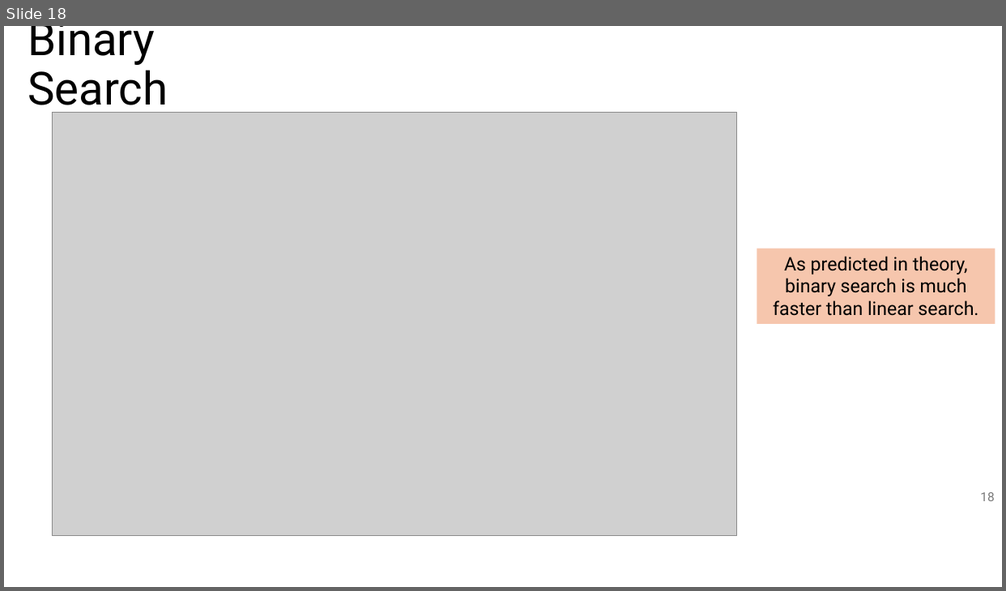
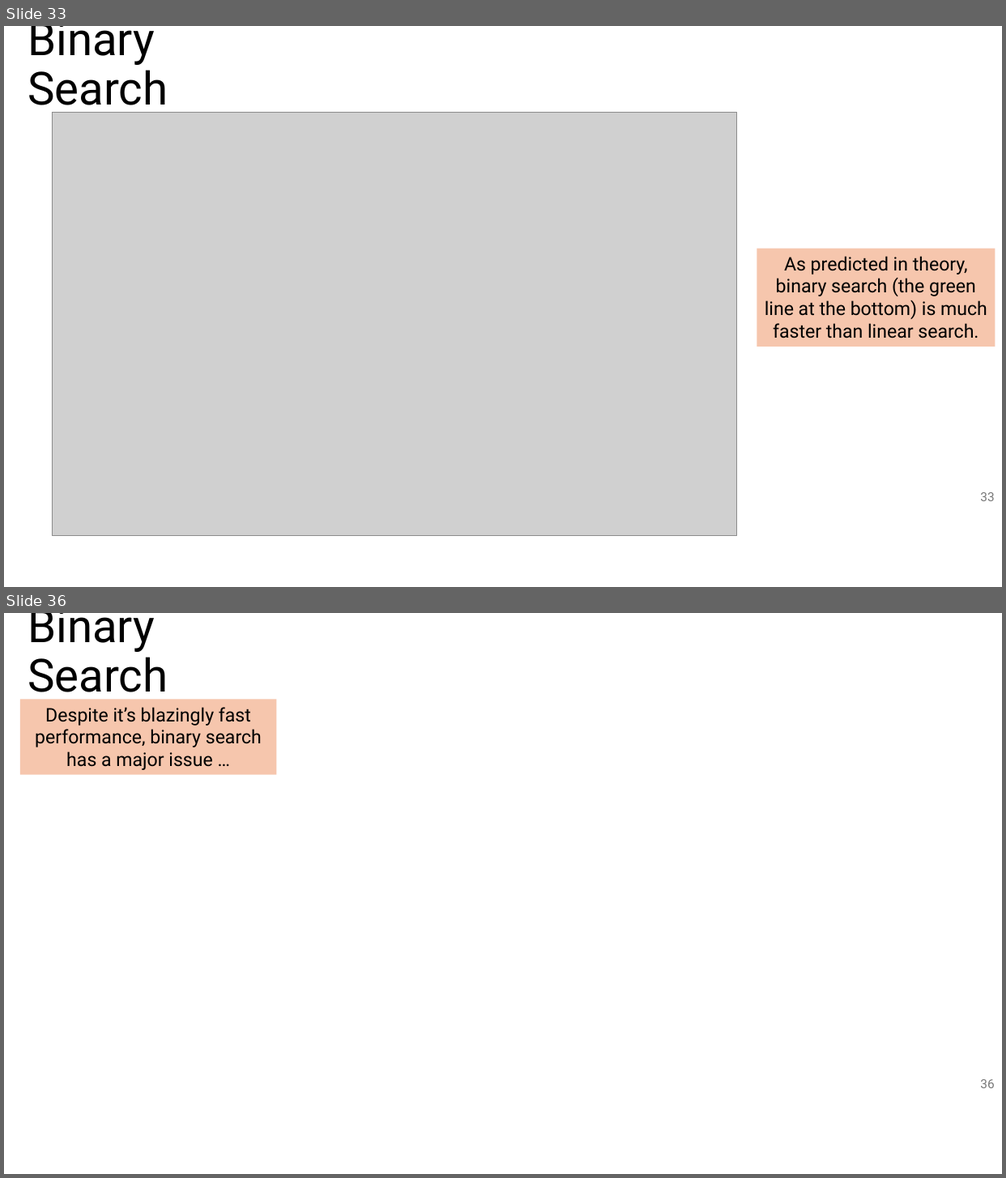
Before and after one commit to tjd1234/cmpt120fall2024, a slide deck: lecture_notes/chapter_algorithms/alg2_binary_search/chapter_binary_search.pptx. Shown one above the other, each under a label of ours: slide 18 before the commit, slides 33 and 36 after it; the slides between them are not shown. The pictures are 1006x591 and 1006x1178 pixels, drawn with LibreOffice and Linux fonts; fonts in the diff are those of the drawing; grey boxes stand for pictures. Boxes give left, top, right and bottom in pixels: in the first picture for what was removed or moved away, otherwise in the second. Text is boxed around its words. In the diff, an @@ line names an element or a change of style, - is before the commit and + after.

```diff
--- a/lecture_notes/chapter_algorithms/alg2_binary_search/chapter_binary_search.pptx
+++ b/lecture_notes/chapter_algorithms/alg2_binary_search/chapter_binary_search.pptx
@@ slide 36 added at (4,613,1002,1174), background #FFFFFF @@
@@ title added at (27,613,168,702), 44 pt, text #000000 @@
+Binary Search
@@ rectangle added at (20,699,277,775), fill #F6C6AD, 18 pt, text #000000 @@
+Despite it’s blazingly fast performance, binary search has a major issue …
@@ page number added at (980,1080,994,1088), 12 pt, text #797979 @@
+36
@@ what was slide 18 is now slide 33 @@
@@ slide 33 changed as well @@
@@ rectangle "As predicted in theory, binary ...": place and size @@
-rectangle "As predicted in theory, binary ..." at (757,248,995,324)
+rectangle "As predicted in theory, binary ..." at (757,248,995,347)
@@ text in rectangle at (765,256,987,339): text changed @@
-As predicted in theory, binary search is much faster than linear search.
+As predicted in theory, binary search (the green line at the bottom) is much faster than linear search.
@@ page number at (980,493,994,501): text changed @@
-18
+33
```
Also in this commit, not shown: 14 other slides changed, 20 other slides added, 1 other file.
